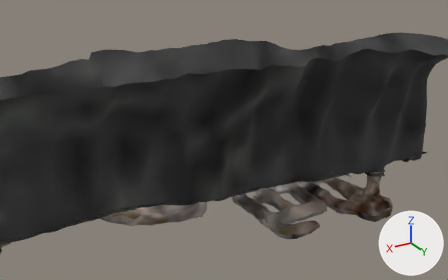
Two versions of the glTF model Assets/Models/Cave.gltf, one commit apart.
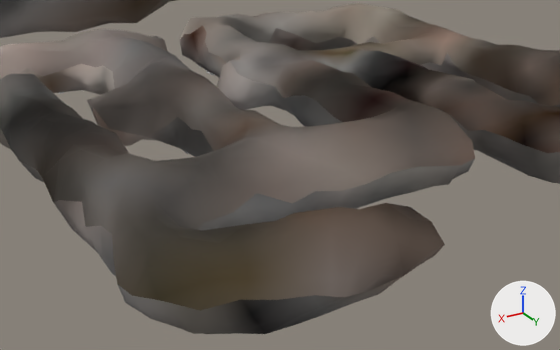
Each version is shown from a 50 mm lens placed at (64.0, 104.0, 63.2), pointed at (2.4, 1.4, 11.9), then close up from a 50 mm lens placed at (6.1, 35.8, 8.7), pointed at (-4.0, 19.0, 0.2). The lights are fixed; the arrows at lower right show +X, +Y and +Z. Vertices at the same position are counted once.

Objects in the first close-up: 'CaveBaseSection1', 'CaveBaseSection4'.
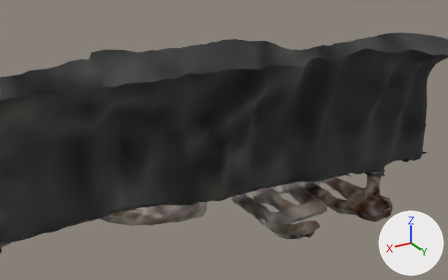
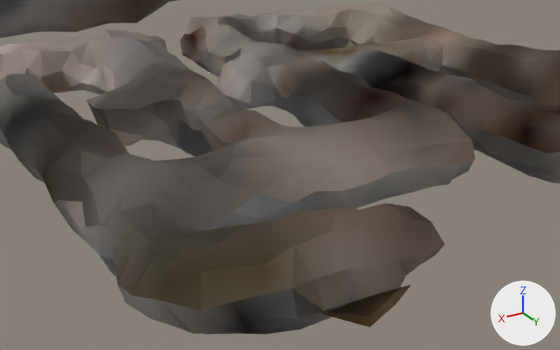
Commit message: Added slit to cave wall updated md file

Boxes [x1, y1, x2, y2] around the edits, measured in the close-ups (560 x 350 px):
part 1 of me_cylinder_004, built on: before [241, 203, 425, 333]; after [241, 204, 426, 334]

The change, as a diff of the scene's bpy script:
```diff
--- a/Assets/Models/Cave.gltf.py
+++ b/Assets/Models/Cave.gltf.py
@@ me_cylinder_004 @@
 # used by ob_cavebasesection4; location = (-14.18, 0.0, 0.0)
-me_cylinder_004.from_pydata(...)  # 2408 vertices, 4795 faces; spans x -14.4..44.8, y -7.1..24.1, z -7.7..6.6
+me_cylinder_004.from_pydata(...)  # 2421 vertices, 4817 faces; spans x -14.4..44.8, y -7.1..24.1, z -7.7..6.6
+# me_cylinder_004 part 1
+# 8 vertices are removed from x 7.4..11.4, y 20.4..21.2, z -3.3..-1.0
+# 36 faces are deleted
+# 9 vertices move from x 7.1..10.5, y 19.8..21.3, z -3.8..-1.1 to x 7.2..10.5, y 19.8..21.2, z -3.7..-1.1
+# 21 vertices are added at x 6.4..10.9, y 19.2..22.6, z -2.8..-1.0
+# 58 new faces join them
+# me_cylinder_004 part 2: the surface is now shaded flat
 me_cylinder_004.materials.append(mat_mixedstone_001)
```
